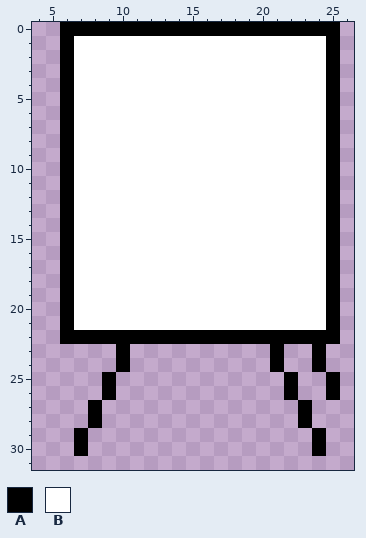
Two states of a pixel-art file, ase/items/easel.ase. The picture above is the old version.
32x32 pixels, 1 frame. Shown: x 4..26, y 0..31.
Palette (. is transparent): A #000000  B #ffffff
Pixels before, first column x 6:
 0 AAAAAAAAAAAAAAAAAAAA
 1 ABBBBBBBBBBBBBBBBBBA
 2 ABBBBBBBBBBBBBBBBBBA
 3 ABBBBBBBBBBBBBBBBBBA
 4 ABBBBBBBBBBBBBBBBBBA
 5 ABBBBBBBBBBBBBBBBBBA
 6 ABBBBBBBBBBBBBBBBBBA
 7 ABBBBBBBBBBBBBBBBBBA
 8 ABBBBBBBBBBBBBBBBBBA
 9 ABBBBBBBBBBBBBBBBBBA
10 ABBBBBBBBBBBBBBBBBBA
11 ABBBBBBBBBBBBBBBBBBA
12 ABBBBBBBBBBBBBBBBBBA
13 ABBBBBBBBBBBBBBBBBBA
14 ABBBBBBBBBBBBBBBBBBA
15 ABBBBBBBBBBBBBBBBBBA
16 ABBBBBBBBBBBBBBBBBBA
17 ABBBBBBBBBBBBBBBBBBA
18 ABBBBBBBBBBBBBBBBBBA
19 ABBBBBBBBBBBBBBBBBBA
20 ABBBBBBBBBBBBBBBBBBA
21 ABBBBBBBBBBBBBBBBBBA
22 AAAAAAAAAAAAAAAAAAAA
23 ....A..........A..A.
24 ....A..........A..A.
25 ...A............A..A
26 ...A............A..A
27 ..A..............A..
28 ..A..............A..
29 .A................A.
30 .A................A.
The same view after the edit:
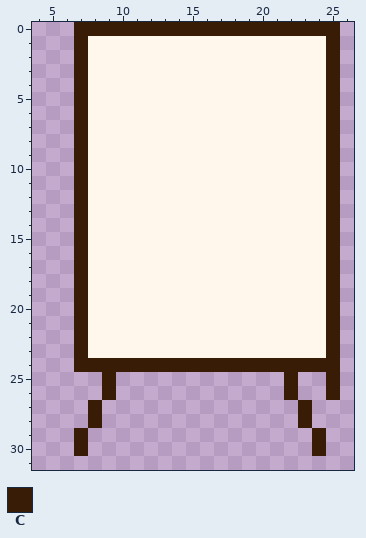
Colours new in this view: C #391c05
What changed:
Colour B changes from #ffffff to #fff7ec.
There is now colour B in row 23 at x 8 to 9, 11 to 20 and 22 to 23.
The edit turns colour A into colour B in row 22 at x 8 to 24; in row 23 at x 10, 21 and 24.
There is now colour C in row 23 at x 7 and 25; in row 24 at x 7 to 9, 11 to 20, 22 to 23 and 25.
The edit turns colour A into colour C in row 0 at x 7 to 25; in rows 1 to 21 at x 25; in row 22 at x 7 and 25; in row 24 at x 10, 21 and 24; in rows 25 to 26 at x 9, 22 and 25; in rows 27 to 28 at x 8 and 23.
The edit turns colour A into colour C in rows 29 to 30 at x 7 and 24.
The edit turns colour B into colour C in rows 1 to 21 at x 7.
The author cleared colour A in rows 0 to 22 at x 6.
